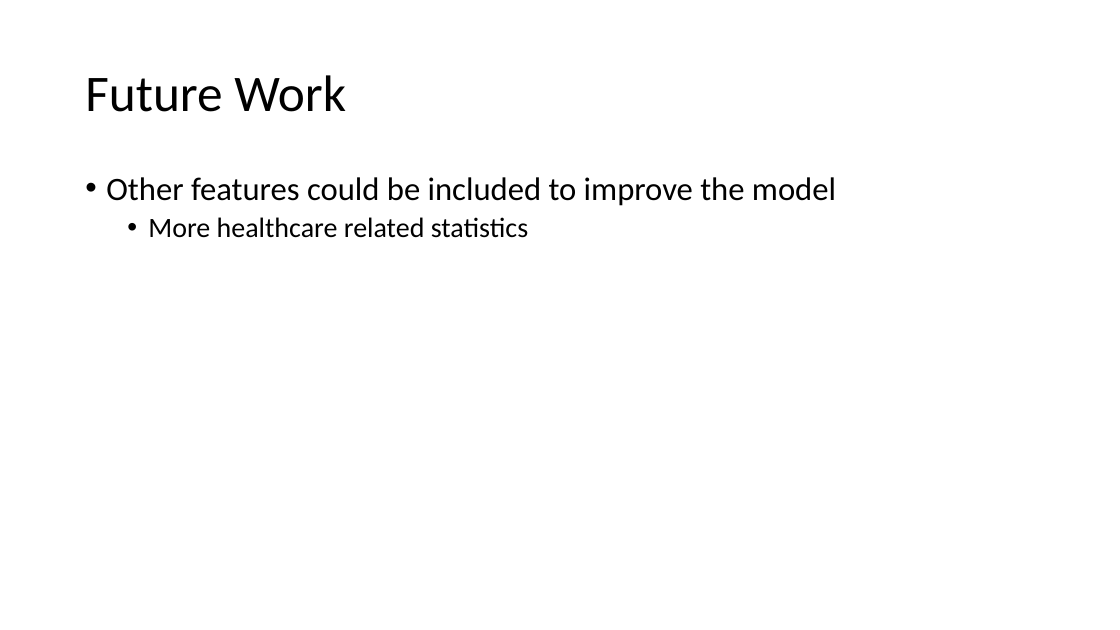
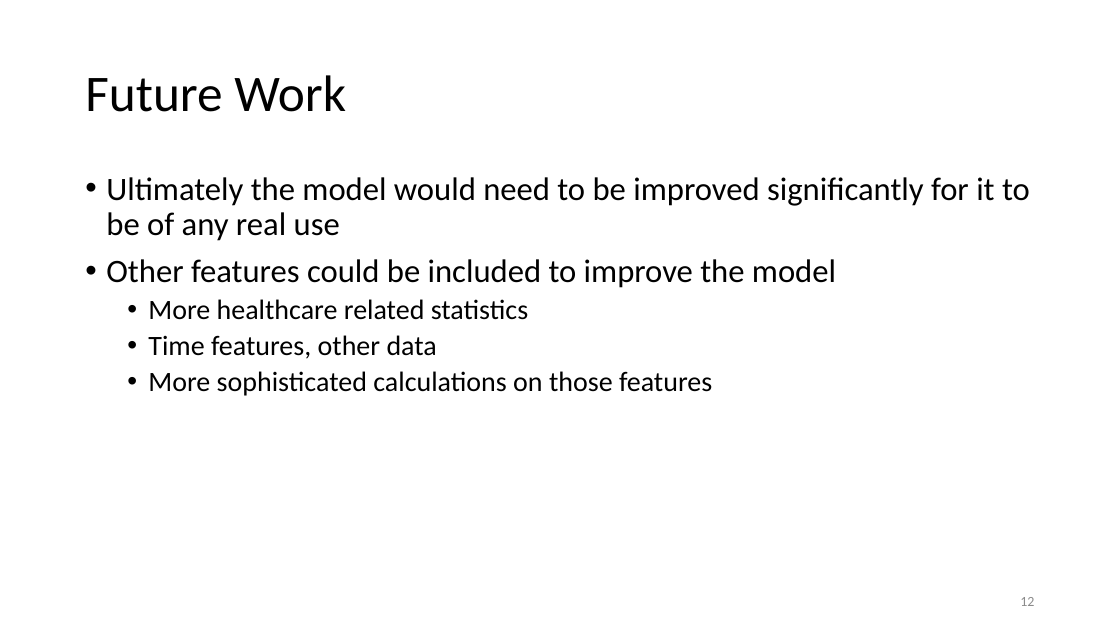
Before and after one commit to nkinnaird/CountyCovidIndexing, a slide deck: slide 12 of Presentation/CovidProjectPresentation.pptx. Drawn at 1120x630 pixels with LibreOffice and Linux fonts; fonts in the diff are those of the drawing. Boxes give left, top, right and bottom in pixels: in the first picture for what was removed or moved away, otherwise in the second. Text is boxed around its words. In the diff, an @@ line names an element or a change of style, - is before the commit and + after.

```diff
--- a/Presentation/CovidProjectPresentation.pptx
+++ b/Presentation/CovidProjectPresentation.pptx
@@ text at <box>106,177,1030,241</box>: paragraph added @@
+• Ultimately the model would need to be improved significantly for it to be of any real use
@@ text at <box>148,335,712,396</box>: paragraphs added @@
+  • Time features, other data
+  • More sophisticated calculations on those features
@@ page number added at <box>1020,597,1034,606</box>, 12 pt, text #8C8C8C @@
+12
```
Also in this commit, not shown: 15 other slides changed, 4 slides added, 3 slides removed, 6 other files.
